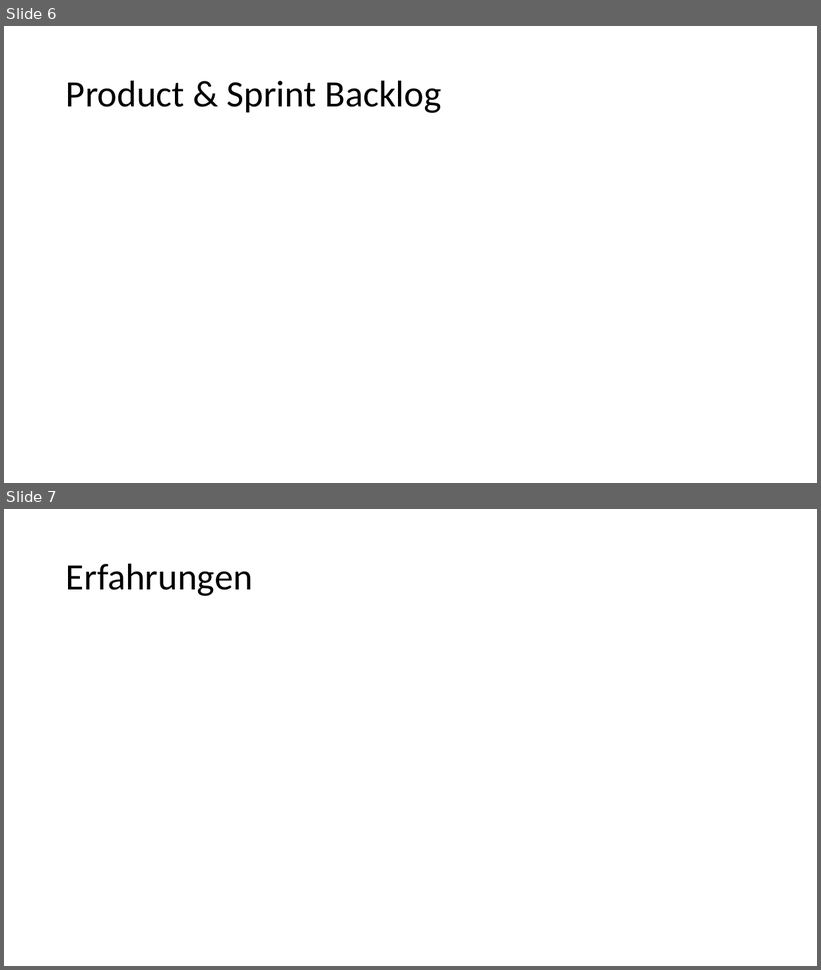
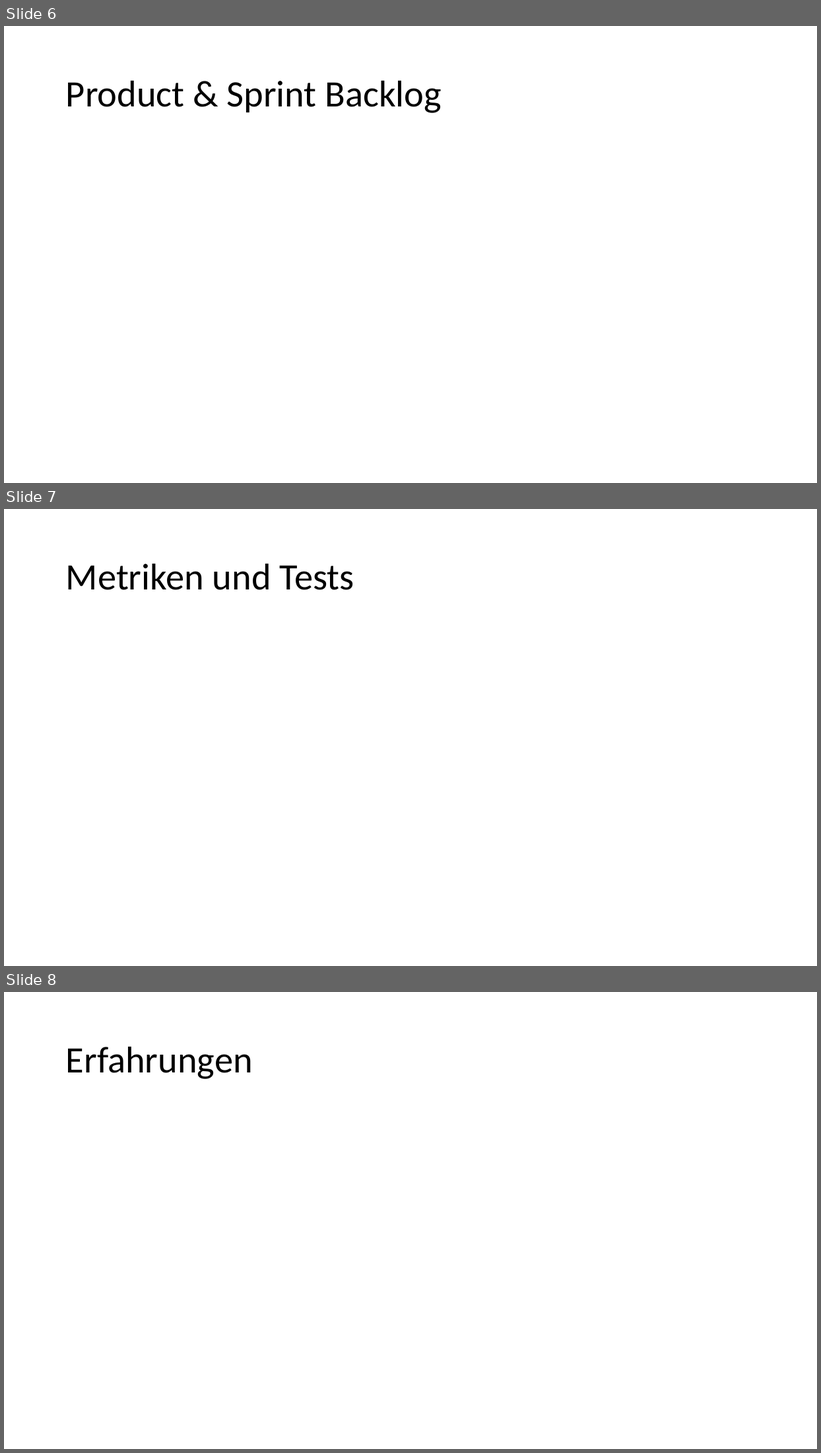
Before and after one commit to SWEHashiSG/hashi, a slide deck: documentation/Präsentation_Hashi_TeamSG.pptx. Shown one above the other, each under a label of ours: slides 6 and 7 before the commit, slides 6, 7 and 8 after it. The pictures are 821x970 and 821x1453 pixels, drawn with LibreOffice and Linux fonts; fonts in the diff are those of the drawing. Boxes give left, top, right and bottom in pixels: in the first picture for what was removed or moved away, otherwise in the second. Text is boxed around its words. In the diff, an @@ line names an element or a change of style, - is before the commit and + after.

```diff
--- a/documentation/Präsentation_Hashi_TeamSG.pptx
+++ b/documentation/Präsentation_Hashi_TeamSG.pptx
@@ slide 7 added at box(4, 509, 817, 966), background #FFFFFF @@
@@ title added at box(66, 563, 354, 590), 44 pt, text #000000 @@
+Metriken und Tests
@@ what was slide 7 is now slide 8 @@
```
Also in this commit, not shown: 1 slide changed, 1 other file.
